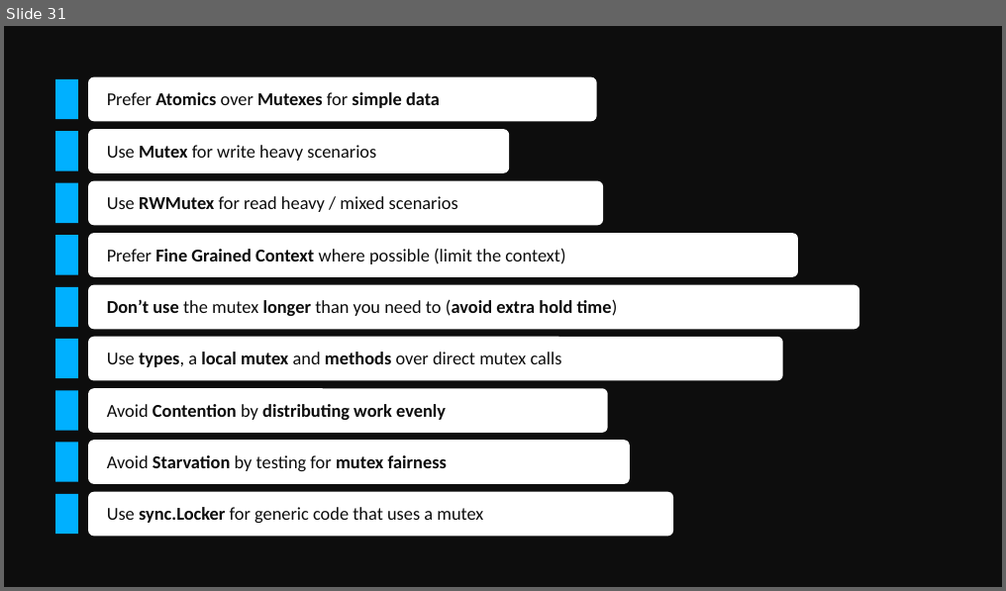
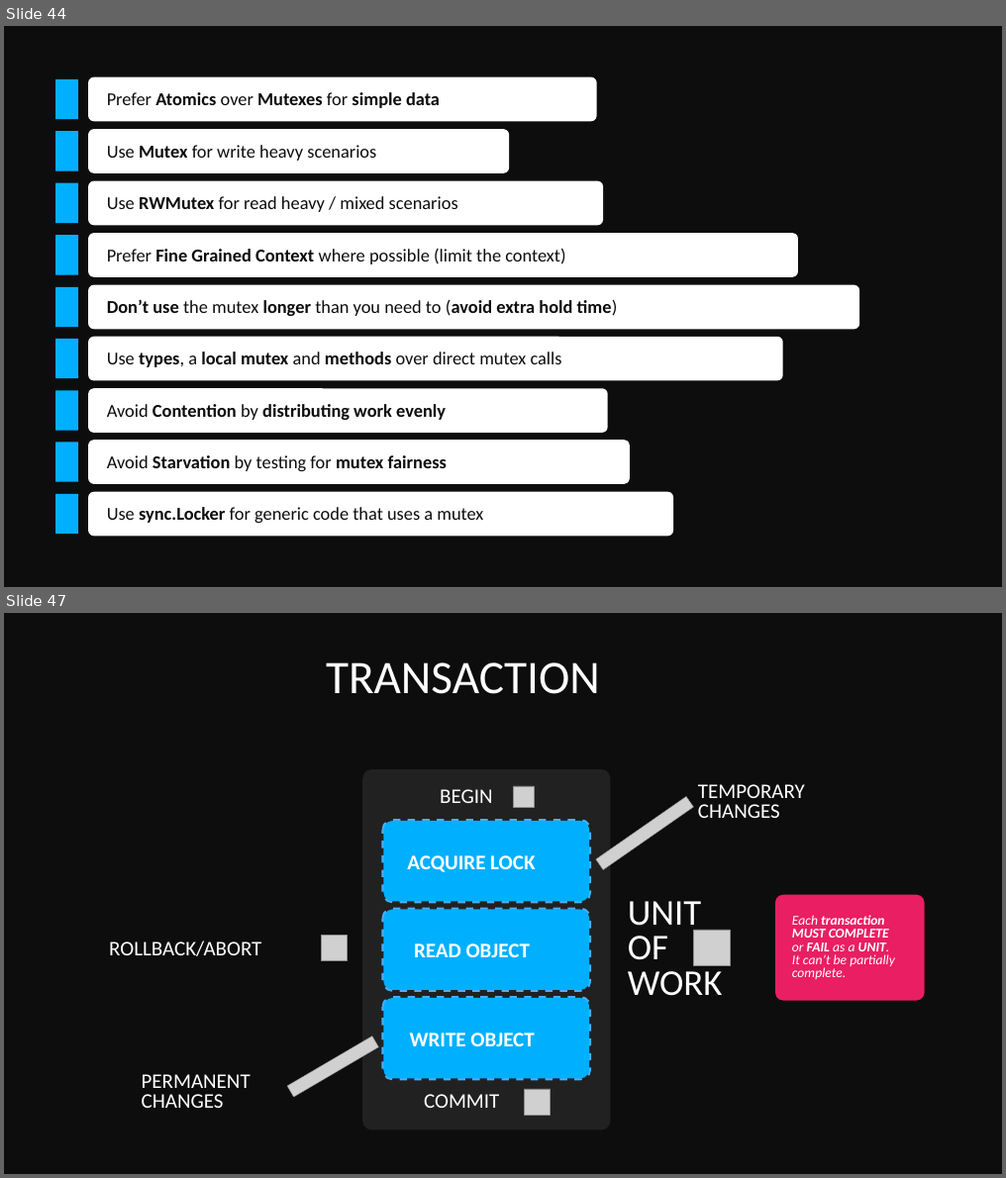
Before and after one commit to golang-basics/concurrency, a slide deck: presentations/7_mutexes/Mutexes.pptx. Shown one above the other, each under a label of ours: slide 31 before the commit, slides 44 and 47 after it; the slides between them are not shown. The pictures are 1006x591 and 1006x1178 pixels, drawn with LibreOffice and Linux fonts; fonts in the diff are those of the drawing; grey boxes stand for pictures. Boxes give left, top, right and bottom in pixels: in the first picture for what was removed or moved away, otherwise in the second. Text is boxed around its words. In the diff, an @@ line names an element or a change of style, - is before the commit and + after.

```diff
--- a/presentations/7_mutexes/Mutexes.pptx
+++ b/presentations/7_mutexes/Mutexes.pptx
@@ slide 47 added at <box>4,613,1002,1174</box>, background #0D0D0D @@
@@ text added at <box>326,663,600,694</box>, 90 pt, text #FFFFFF @@
+TRANSACTION
@@ rounded rectangle added at <box>362,769,610,1130</box>, fill #212121 @@
@@ text added at <box>440,789,492,803</box>, 40 pt, text #FFFFFF @@
+BEGIN
@@ picture added at <box>513,786,535,807</box> @@
@@ text added at <box>698,784,805,818</box>, 40 pt, text #FFFFFF @@
+TEMPORARY
+CHANGES
@@ picture added at <box>596,797,693,870</box> @@
@@ rounded rectangle added at <box>383,821,589,902</box>, outline #4FADF8 7 pt @@
@@ rounded rectangle added at <box>383,821,589,902</box>, fill #00B0FF @@
@@ text added at <box>407,856,535,872</box>, 40 pt, text #FFFFFF, bold @@
+ACQUIRE LOCK
@@ rounded rectangle added at <box>383,909,589,990</box>, outline #4FADF8 7 pt @@
@@ rounded rectangle added at <box>383,909,589,990</box>, fill #00B0FF @@
@@ text added at <box>628,901,723,996</box>, 70 pt, text #FFFFFF @@
+UNIT
+OF
+WORK
@@ rounded rectangle added at <box>775,895,924,1001</box>, fill #E91E63 @@
@@ picture added at <box>321,935,347,960</box> @@
@@ picture added at <box>693,930,730,965</box> @@
@@ text added at <box>792,915,895,979</box>, 26 pt, text #FFFFFF, italic @@
+Each transaction
+MUST COMPLETE
+or FAIL as a UNIT.
+It can’t be partially
+complete.
@@ text added at <box>109,941,261,957</box>, 40 pt, text #FFFFFF @@
+ROLLBACK/ABORT
@@ text added at <box>414,944,530,958</box>, 40 pt, text #FFFFFF, bold @@
+READ OBJECT
@@ rounded rectangle added at <box>383,998,589,1079</box>, outline #4FADF8 7 pt @@
@@ rounded rectangle added at <box>383,998,589,1079</box>, fill #00B0FF @@
@@ picture added at <box>287,1036,378,1097</box> @@
@@ text added at <box>410,1033,534,1047</box>, 40 pt, text #FFFFFF, bold @@
+WRITE OBJECT
@@ text added at <box>142,1074,251,1108</box>, 40 pt, text #FFFFFF @@
+PERMANENT
+CHANGES
@@ text added at <box>424,1094,499,1108</box>, 40 pt, text #FFFFFF @@
+COMMIT
@@ picture added at <box>524,1089,549,1115</box> @@
@@ what was slide 31 is now slide 44 @@
```
Also in this commit, not shown: 10 slides changed, 40 other slides added, 1 other file.
